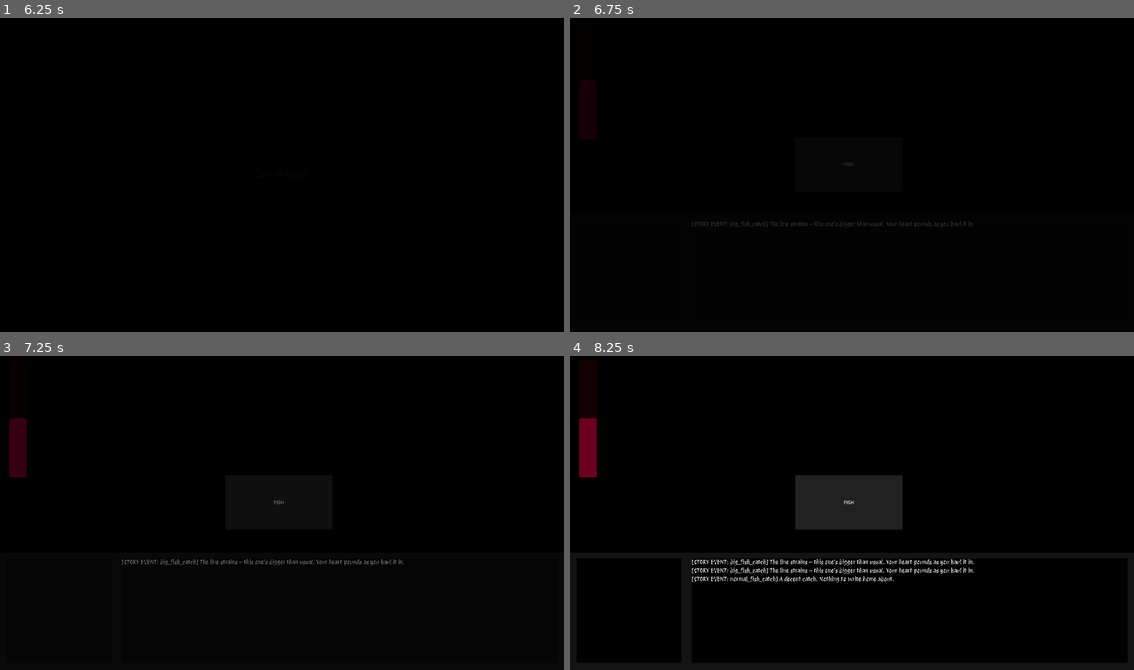
Above: before the commit, frames 1-4 (two rows, left to right).
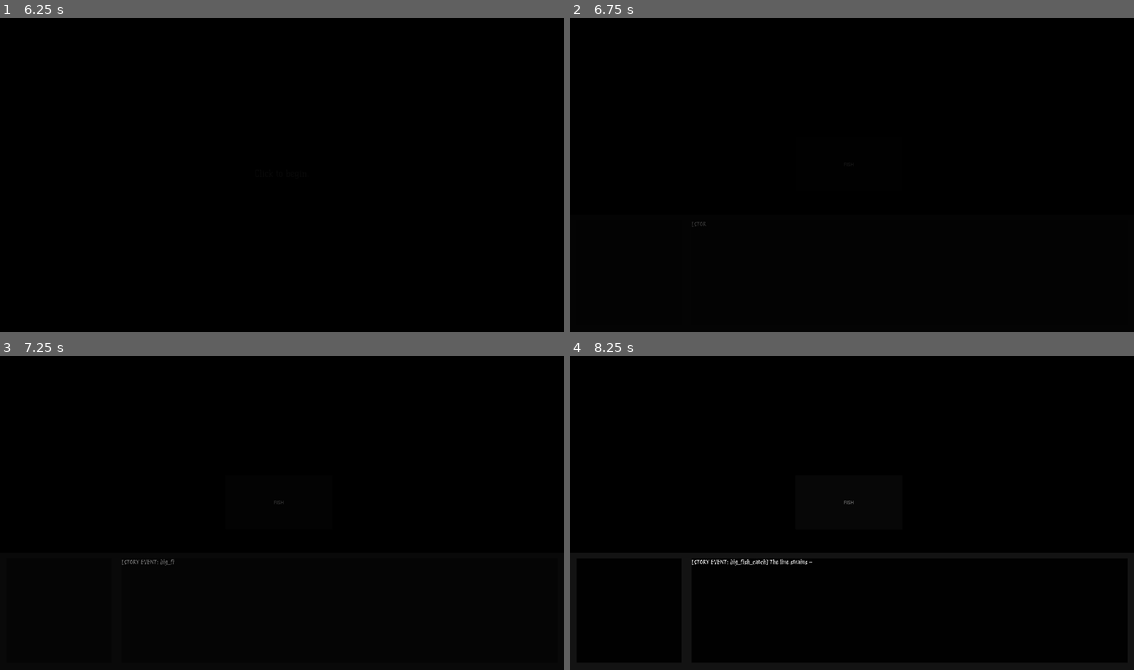
Above: after the commit, the same moments.

Repository: elliotawerstedt/Those-Beneath
Game: Godot game, scene res://scenes/Main.tscn
The game is run twice, just before and just after one commit, with the same random seed, the same clock (stepped at 60 frames per second) and the same inputs.
Inputs (mouse positions are in pixels of both pictures, inside the frame that each line leads up to):
- Up to frame 1 (6.25 s): tap Enter at 0.5, 2.75, 3.5, 4.25, 5, 5.75 s; drag from (282, 175) to (338, 102) at 0.52 s; drag from (169, 190) to (253, 237) at 1.27 s; move the mouse to (338, 102) at 2.02 s; click (338, 102) at 2.17 s; drag from (253, 237) to (112, 124) at 2.77 s; move the mouse to (451, 222) at 3.52 s; click (451, 222) at 3.67 s; drag from (112, 124) to (197, 93) at 4.27 s; move the mouse to (310, 175) at 5.02 s; click (310, 175) at 5.17 s; drag from (197, 93) to (169, 190) at 5.77 s
- Up to frame 2 (6.75 s): click "FISH" at 6.5 s
- Up to frame 3 (7.25 s): no input
- Up to frame 4 (8.25 s): click (846, 503) at 7.25 s, where only the run before the commit has a clickable "FISH"; click (846, 503) at 8 s, where only the run before the commit has a clickable "FISH"

Frame 1 is identical in both runs. In frame 2, 0.2% of the frame differs, in the area x 24-72%, y 46-67%; in frame 3, 0.9%; in frame 4, 4.8%, in the area x 1-72%, y 19-73%.

Commit message:
added first abomination

Diff:
--- a/project.godot
+++ b/project.godot
@@ -19,7 +19,7 @@
 
 Events="*uid://ik2jdcptsmin"
 NarrativeManager="*uid://ngauquf86136"
-Counter="*uid://c88yx4bf52v0n"
+Global="*uid://c88yx4bf52v0n"
 
 [display]
 
--- a/scenes/Main.tscn
+++ b/scenes/Main.tscn
@@ -7,6 +7,7 @@
 [ext_resource type="Script" uid="uid://du1xxmq1t4yol" path="res://scripts/merchant_timer.gd" id="3_0bbpv"]
 [ext_resource type="FontFile" uid="uid://d4wsi8sf2px7" path="res://assets/fonts/titles/Kelly_Slab/KellySlab-Regular.ttf" id="3_c01mt"]
 [ext_resource type="Script" uid="uid://crauphj80ljxr" path="res://scripts/story_log.gd" id="7_nxtc6"]
+[ext_resource type="Script" uid="uid://v13ol7i2csyh" path="res://scenes/madness_bar.gd" id="7_q8u5g"]
 [ext_resource type="FontFile" uid="uid://dqsmwxo86k6e7" path="res://assets/fonts/sub_titles/Protest_Revolution/ProtestRevolution-Regular.ttf" id="8_jlsqs"]
 
 [sub_resource type="StyleBoxFlat" id="StyleBoxFlat_c01mt"]
@@ -132,7 +133,7 @@
 grow_vertical = 0
 color = Color(0, 0, 0, 1)
 
-[node name="ProgressBar" type="ProgressBar" parent="GameScreen" unique_id=73927810]
+[node name="MadnessBar" type="ProgressBar" parent="GameScreen" unique_id=73927810]
 modulate = Color(1, 0, 0.32156864, 1)
 layout_mode = 0
 offset_left = 31.0
@@ -143,6 +144,7 @@
 value = 50.0
 fill_mode = 3
 show_percentage = false
+script = ExtResource("7_q8u5g")
 
 [node name="StoryLog" type="ScrollContainer" parent="GameScreen" unique_id=1407543160]
 layout_mode = 0
--- /dev/null
+++ b/scenes/madness_bar.gd
@@ -0,0 +1,25 @@
+extends ProgressBar
+
+
+## Flag for enablind/disabling madness gain
+var madness_allowed = false
+
+
+
+func _ready() -> void:
+	Events.connect("can_get_madness", make_madness_available) # Is emitted when the players can get madness
+	visible = false
+
+
+func make_madness_available():
+	fade_in()
+
+	visible = true
+	madness_allowed = true
+	Global.first_abomination_caught = true
+
+
+func fade_in():
+	modulate.a = 0.0
+	var tween = create_tween()
+	tween.tween_property(self, "modulate:a", 1.0, 10.0)
--- a/scripts/event_bus.gd
+++ b/scripts/event_bus.gd
@@ -35,6 +35,8 @@
 ## if you don't use it yet.
 signal stat_changed(stat_name: String, new_value)
 
-
 ## Story log is listening for whatever string gets put into this
 signal print_text(text: String)
+
+## Signal emits when player can get madness the first time
+signal can_get_madness
--- a/scripts/fishing_button.gd
+++ b/scripts/fishing_button.gd
@@ -22,7 +22,23 @@
 	pressed.connect(_on_pressed)
 
 
+func _process(_delta: float) -> void:
+	## Can't catch fish if there's currently storytelling
+	if Global.is_narrating == true:
+		disabled = true
+	else:
+		disabled = false
+
+
 func _on_pressed() -> void:
+	Global.times_fished += 1 # Fishing counter
+
+	# Triggers one time after fished a certain amount of times
+	if Global.times_fished > 2 and Global.first_abomination_caught == false:
+		Events.can_get_madness.emit()
+		Events.story_event_triggered.emit("first_abomination_caught")
+		return
+
 	catch_fish()
 
 
--- /dev/null
+++ b/scripts/global.gd
@@ -0,0 +1,13 @@
+extends Node
+
+
+## FLAGS
+var is_narrating = false # If currently typing narration to the story log
+
+
+## ONE SHOT FLAGS
+var first_abomination_caught = false # Sets to true after times_fished == 4 in the MadnessBar script
+
+
+## COUNTERS
+var times_fished = 0
--- a/scripts/global_counter.gd
+++ /dev/null
@@ -1 +0,0 @@
-extends Node
--- a/scripts/merchant_timer.gd
+++ b/scripts/merchant_timer.gd
@@ -24,7 +24,7 @@
 func _ready() -> void:
 	wait_time = TIME_UNTIL_MERCHANT
 	one_shot = true      # fires once, not on a repeating loop
-	autostart = true      # starts counting the moment the scene loads
+	#autostart = true      # starts counting the moment the scene loads
 
 	timeout.connect(_on_timeout)
 
--- a/scripts/story_console_listener.gd
+++ b/scripts/story_console_listener.gd
@@ -29,7 +29,8 @@
 		"normal_fish_catch": "A decent catch. Nothing to write home about.",
 		"big_fish_catch": "The line strains -- this one's bigger than usual. Your heart pounds as you haul it in.",
 		"massive_fish_catch": "The rod nearly bends double. Whatever's on the other end, it's enormous -- maybe the biggest thing you've ever pulled from this water.",
-		"merchant_approaches": "A weathered figure trudges down the dock toward you, eyeing your catch. \"Selling today?\"",
+		"merchant_approaches": "A weathered figure trudges down the dock toward you, eyeing your catch. \n Selling today?",
+		"first_abomination_caught": "\".....what.....what the hell is that?\" \n At the end of the line is some kind of disfigured fish. Nothing like anything you've seen before. \n A sudden rush goes to your head. \n You are disgusted by this cursed creature. \n .....and yet.....you want to catch more.",
 	}
 
 	var text: String = passages.get(event_id, "Something happens, but you're not sure what.")
--- a/scripts/story_log.gd
+++ b/scripts/story_log.gd
@@ -34,23 +34,31 @@
 ## Font size in pixels for each line. Adjust to taste.
 @export var story_font_size: int = 16
 
+## Delay between each character appearing, in seconds. Smaller = faster.
+## Tune this in the Inspector until it feels right -- try 0.01-0.05.
+@export var typing_speed: float = 0.03
 
 
-## Connects Events print_text signal to the print function in this script
+
 func _ready() -> void:
 	Events.print_text.connect(add_line)
 
 
-## Appends one new line of text to the bottom of the log and scrolls
-## down to reveal it. Call this every time you want to add narrative
-## text -- fishing results, story events, merchant dialogue, etc.
+## Appends one new line of text to the bottom of the log, typed out
+## character by character, and keeps the view scrolled to follow it.
+## Call this every time you want to add narrative text -- fishing
+## results, story events, merchant dialogue, etc.
 func add_line(text: String) -> void:
+	## Flag to tell that something is currently being written here
+	Global.is_narrating = true
+
 	var line := RichTextLabel.new()
 	line.text = text
 	line.bbcode_enabled = true          # lets you use [i]...[/i] etc. later
 	line.fit_content = true              # label grows to fit its text, no fixed height
 	line.scroll_active = false           # this label itself shouldn't scroll -- the ScrollContainer handles that
 	line.autowrap_mode = TextServer.AUTOWRAP_WORD
+	line.visible_characters = 0           # start fully hidden, typewriter reveals it below
 
 	if story_font:
 		# "normal_font" covers plain text. RichTextLabel also has
@@ -62,11 +70,28 @@
 
 	log_container.add_child(line)
 
-	# Wait one frame so the new line's size is actually calculated
-	# before we try to scroll to it -- scrolling immediately would
-	# use the OLD (too-short) content height and land in the wrong spot.
+	# Wait one frame so the new line's full size is calculated before we
+	# scroll to it -- scrolling immediately would use the OLD (too-short)
+	# content height and land in the wrong spot.
 	await get_tree().process_frame
 	_scroll_to_bottom()
+
+	await _type_out_line(line)
+
+	## To tell flag that narration is complete
+	Global.is_narrating = false
+
+
+## Reveals a line's text one character at a time. Also nudges the scroll
+## position down each character in case a long, wrapping line pushes
+## content further than the initial scroll (e.g. a 4-line paragraph).
+func _type_out_line(line: RichTextLabel) -> void:
+	var total_chars := line.get_total_character_count()
+
+	for i in range(total_chars + 1):
+		line.visible_characters = i
+		_scroll_to_bottom()
+		await get_tree().create_timer(typing_speed).timeout
 
 
 func _scroll_to_bottom() -> void:
Not shown, added: scenes/madness_bar.gd.uid
Renamed: scripts/global_counter.gd.uid -> scripts/global.gd.uid
